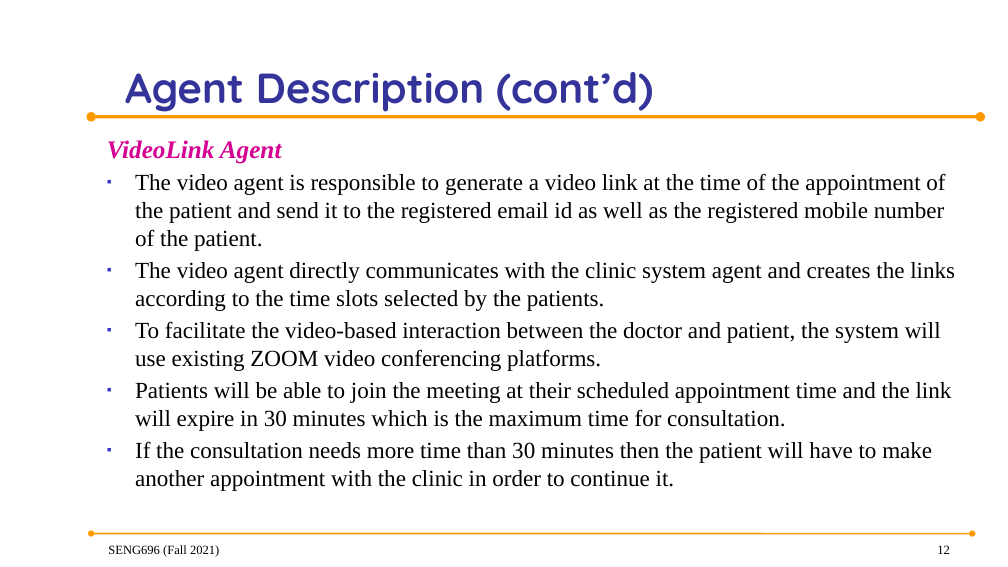
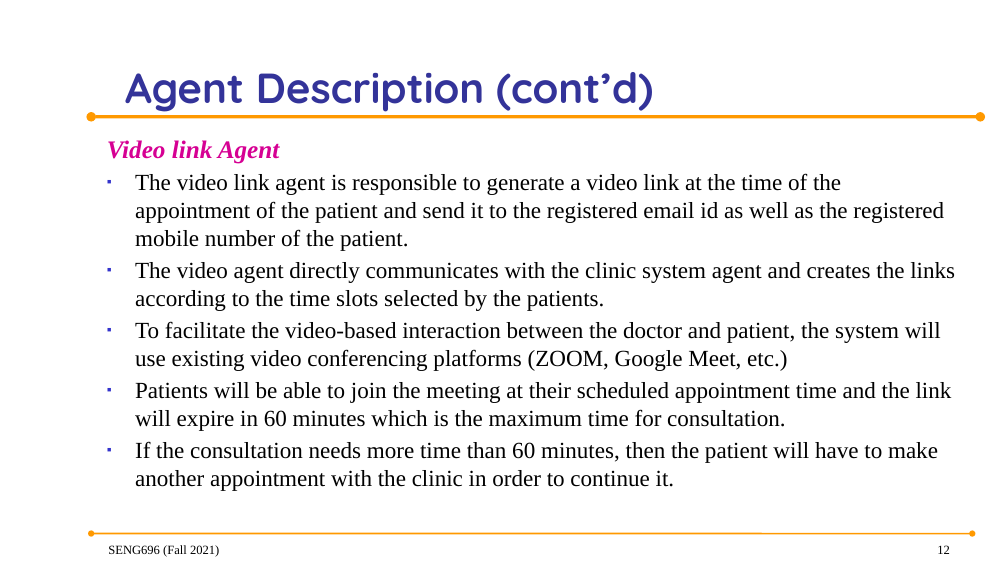
Before and after one commit to anish30145784/SENG696_GroupD, a slide deck: slide 12 of GroupD_ProjectPresentation.pptx. Drawn at 1008x567 pixels with LibreOffice and Linux fonts; fonts in the diff are those of the drawing; background and template pictures are left out. Boxes give left, top, right and bottom in pixels: in the first picture for what was removed or moved away, otherwise in the second. Text is boxed around its words. In the diff, an @@ line names an element or a change of style, - is before the commit and + after.

Commit message:
user defination case  for template and video link agent

```diff
--- a/GroupD_ProjectPresentation.pptx
+++ b/GroupD_ProjectPresentation.pptx
@@ text at box(107, 140, 944, 251): text changed @@
-VideoLink Agent
-▪ The video agent is responsible to generate a video link at the time of the appointment of the patient and send it to the registered email id as well as the registered mobile number of the patient.
+Video link Agent
+▪ The video link agent is responsible to generate a video link at the time of the appointment of the patient and send it to the registered email id as well as the registered mobile number of the patient.
@@ text at box(135, 321, 952, 491): text changed @@
-▪ To facilitate the video-based interaction between the doctor and patient, the system will use existing ZOOM video conferencing platforms.
-▪ Patients will be able to join the meeting at their scheduled appointment time and the link will expire in 30 minutes which is the maximum time for consultation.
-▪ If the consultation needs more time than 30 minutes then the patient will have to make another appointment with the clinic in order to continue it.
+▪ To facilitate the video-based interaction between the doctor and patient, the system will use existing video conferencing platforms (ZOOM, Google Meet, etc.)
+▪ Patients will be able to join the meeting at their scheduled appointment time and the link will expire in 60 minutes which is the maximum time for consultation.
+▪ If the consultation needs more time than 60 minutes, then the patient will have to make another appointment with the clinic in order to continue it.
```
Also in this commit, not shown: 6 other slides changed, 4 slides added, 4 slides removed.
